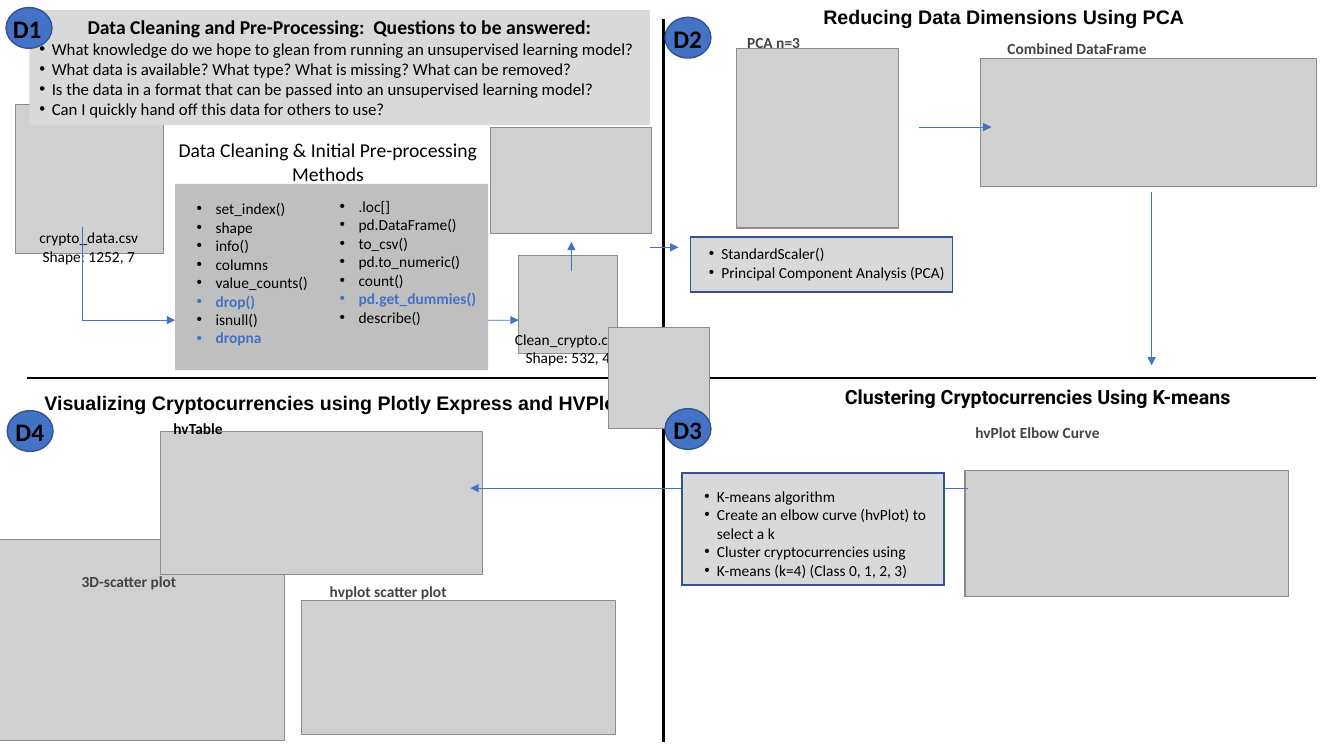
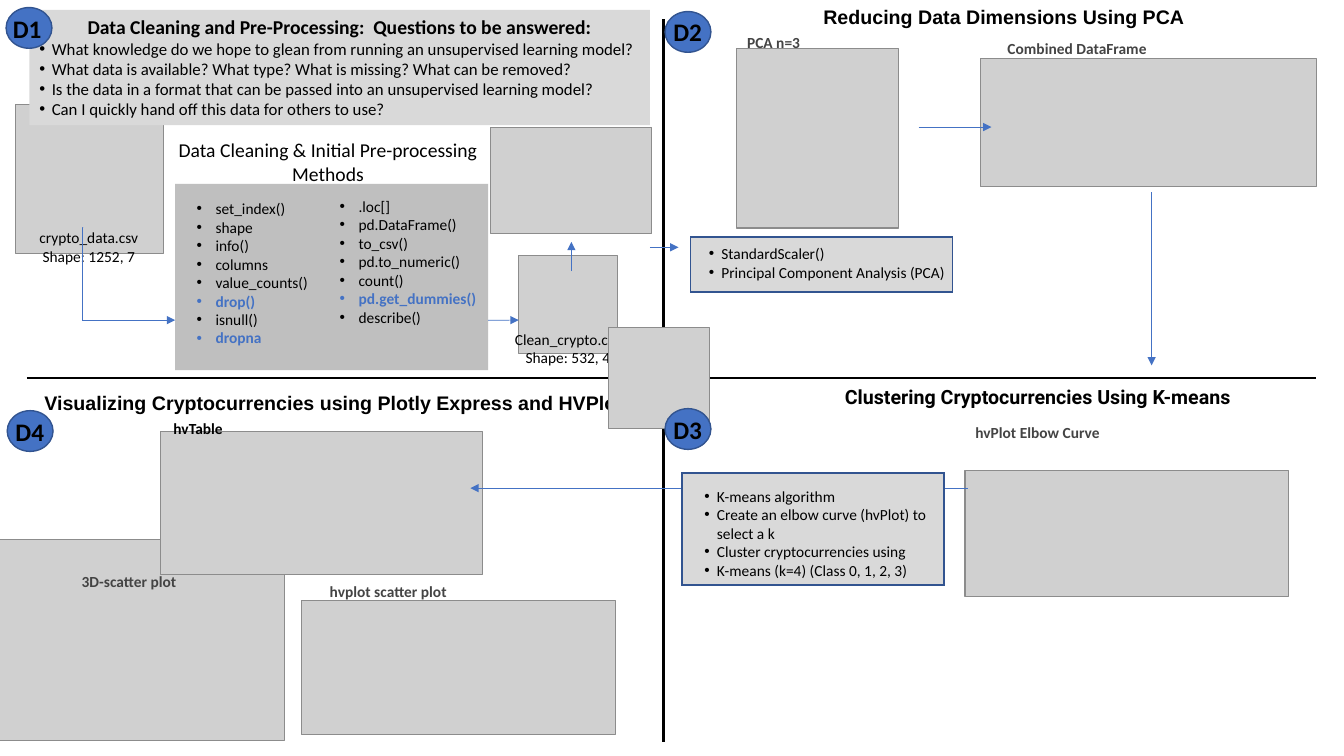
Before and after one commit to jamie-miller-rva/Demo_Cryptocurrencies_Analysis, a slide deck: slide 1 of Assignment_Resources/Methodology_Crypto.pptx (slide 2 before the commit). Drawn at 1344x756 pixels with LibreOffice and Linux fonts; fonts in the diff are those of the drawing; grey boxes stand for pictures. Boxes give left, top, right and bottom in pixels: in the first picture for what was removed or moved away, otherwise in the second. Text is boxed around its words. In the diff, an @@ line names an element or a change of style, - is before the commit and + after.

```diff
--- a/Assignment_Resources/Methodology_Crypto.pptx
+++ b/Assignment_Resources/Methodology_Crypto.pptx
@@ text "D2" rewrapped from (673,31,702,54) to (673,24,702,41) @@
@@ ellipse: place and size @@
-ellipse at (665,17,711,57)
+ellipse at (665,11,711,51)
```
Also in this commit, not shown: 1 slide removed.
